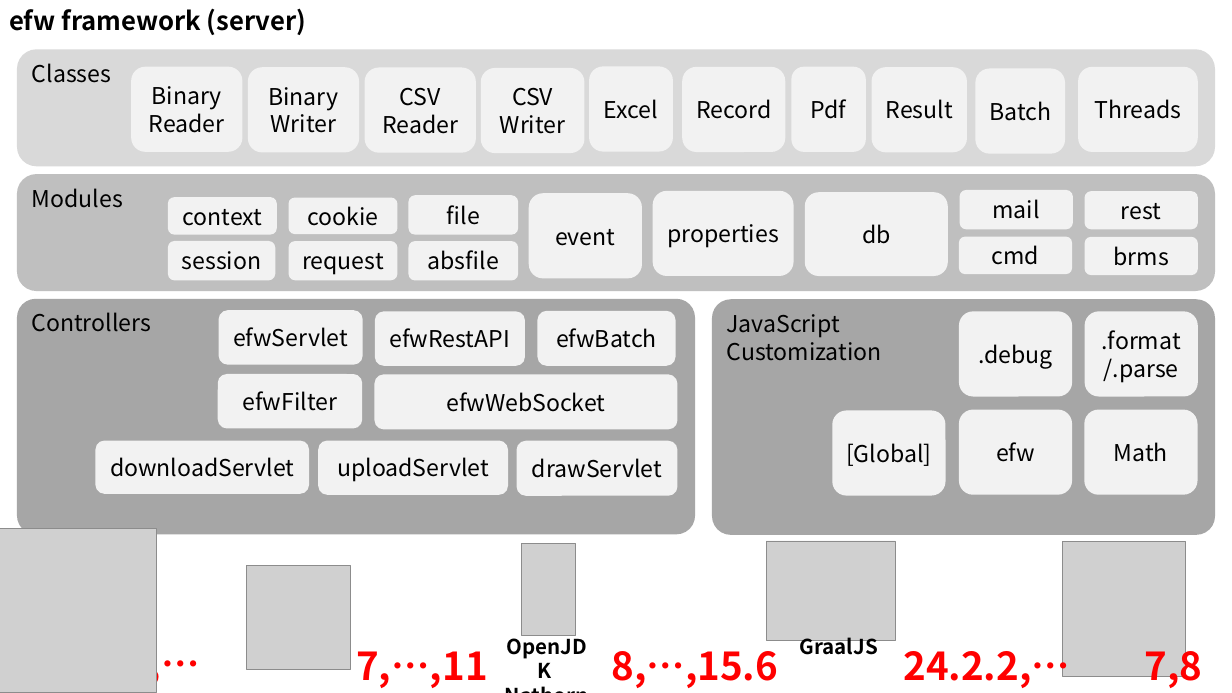
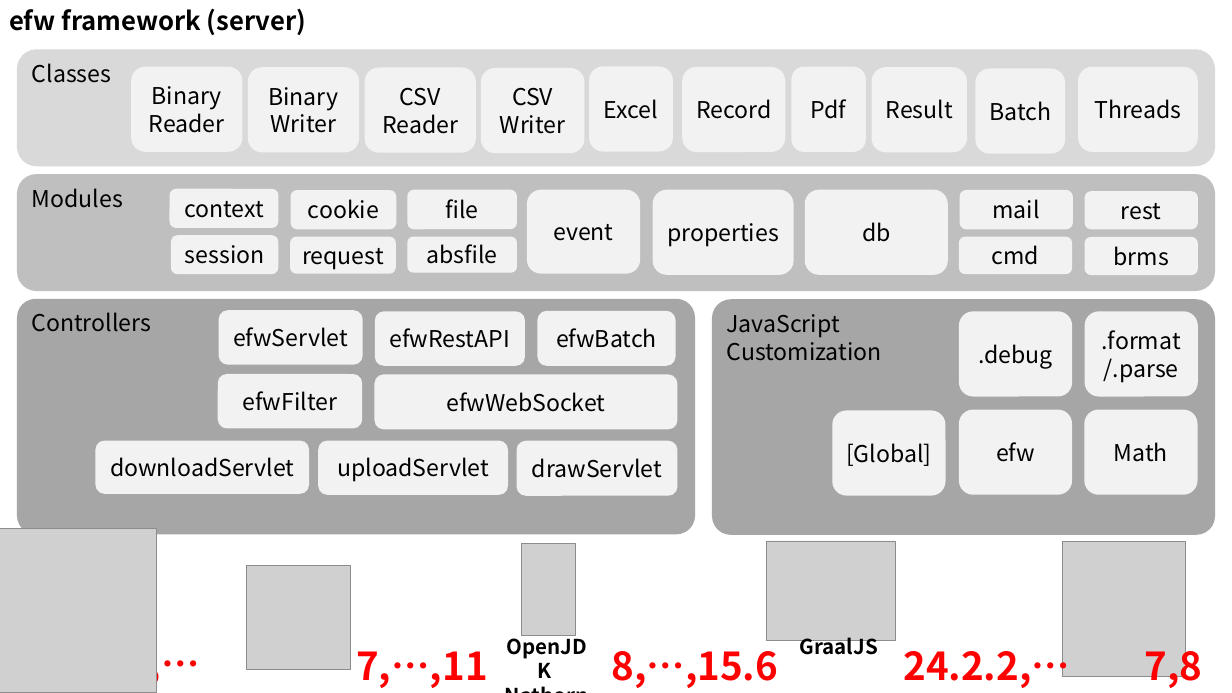
Before and after one commit to efwGrp/efw4.X, a slide deck: slide 3 of docs/img/画像作成用.pptx. Drawn at 1232x693 pixels with LibreOffice and Linux fonts; fonts in the diff are those of the drawing; grey boxes stand for pictures. Boxes give left, top, right and bottom in pixels: in the first picture for what was removed or moved away, otherwise in the second. Text is boxed around its words. In the diff, an @@ line names an element or a change of style, - is before the commit and + after.

```diff
--- a/docs/img/画像作成用.pptx
+++ b/docs/img/画像作成用.pptx
@@ rounded rectangle "context": place and size @@
-rounded rectangle "context" at [168, 197, 277, 234]
+rounded rectangle "context" at [170, 189, 279, 227]
@@ rounded rectangle "cookie": place and size @@
-rounded rectangle "cookie" at [288, 198, 397, 234]
+rounded rectangle "cookie" at [290, 190, 396, 229]
@@ rounded rectangle "session": place and size @@
-rounded rectangle "session" at [168, 241, 275, 281]
+rounded rectangle "session" at [171, 236, 278, 274]
@@ 3 rounded rectangles: place and size @@
-3 rounded rectangles at [288, 193, 642, 281]
+3 rounded rectangles at [290, 189, 640, 274]
@@ rounded rectangle "absfile": place and size @@
-rounded rectangle "absfile" at [409, 241, 518, 281]
+rounded rectangle "absfile" at [408, 237, 518, 273]
```
Also in this commit, not shown: 2 other files.
